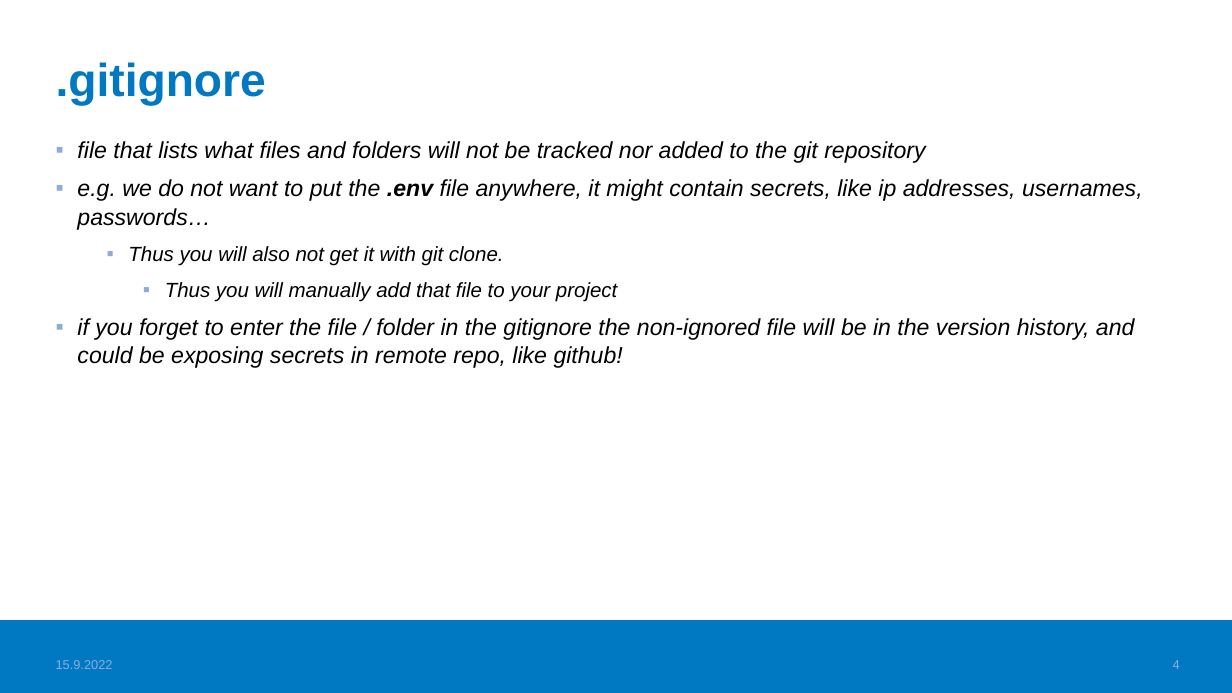
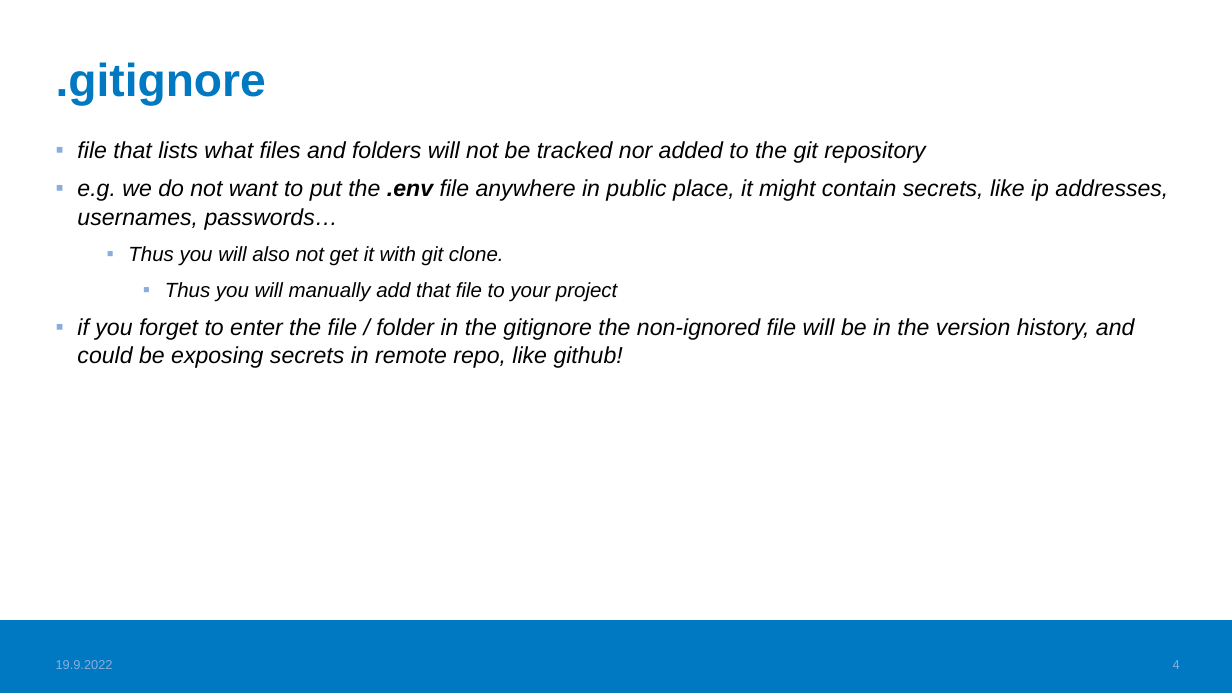
Before and after one commit to valju/idea-case-backend, a slide deck: slide 4 of BackendDemoProject_ForExam.pptx. Drawn at 1232x693 pixels with LibreOffice and Linux fonts; fonts in the diff are those of the drawing; background and template pictures are left out. Boxes give left, top, right and bottom in pixels: in the first picture for what was removed or moved away, otherwise in the second. Text is boxed around its words. In the diff, an @@ line names an element or a change of style, - is before the commit and + after.

```diff
--- a/BackendDemoProject_ForExam.pptx
+++ b/BackendDemoProject_ForExam.pptx
@@ text at box(77, 179, 1168, 230): text changed @@
-▪ e.g. we do not want to put the .env file anywhere, it might contain secrets, like ip addresses, usernames, passwords…
+▪ e.g. we do not want to put the .env file anywhere in public place, it might contain secrets, like ip addresses, usernames, passwords…
@@ text at box(56, 660, 113, 669): text changed @@
-15.9.2022
+19.9.2022
```
Also in this commit, not shown: 12 other slides changed, 1 other file.
